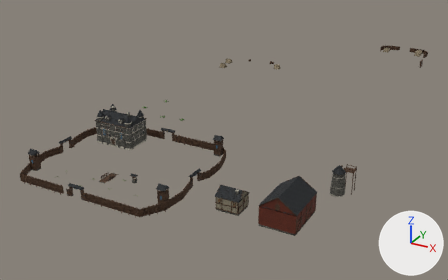
Before and after pictures for a commit that changed the glTF model web/public/authored/greyhaven-fort/settlement.gltf.
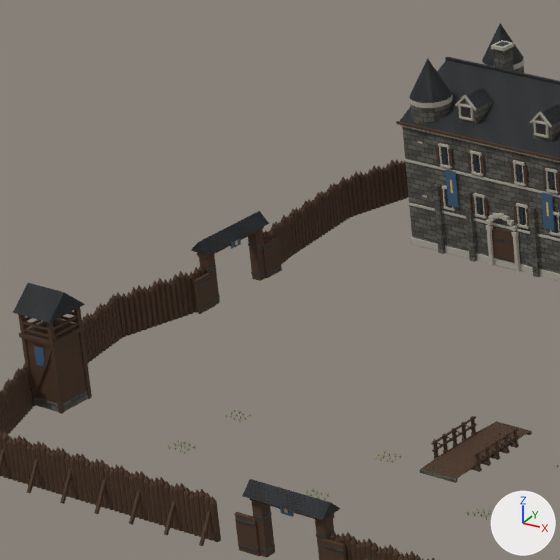
There are two pictures of each version: one whole from a 50 mm camera at (142.9, -198.8, 110.2) aimed at (12.3, 38.4, -8.4), one close up on the part from 6% to 27% of the width and 35% to 70% of the height. Lighting does not change. The marker at lower right points along +X, +Y and +Z. The last two pictures show the newer version. Vertices at exactly the same position are counted once.

The first close-up shows 'Greyhaven keep and timber defences'.
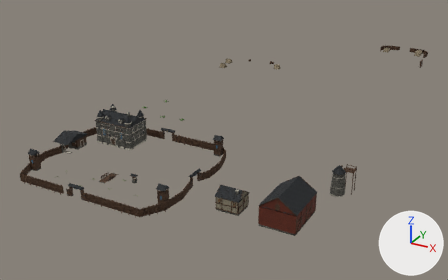
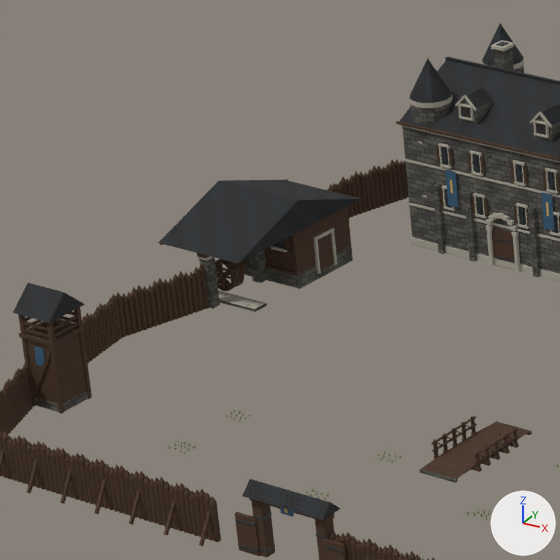
Commit message: feat(greyhaven): build a brook mill into the western palisade

The change, as a list of edits to the scene's bpy script:
```text
Change me_keep_ashlar_hall_026:
    remove me_keep_ashlar_hall_026.from_pydata(...)  # 62031 vertices, 97628 faces; spans x -35.0..92.0, y -52.0..166.0, z 0.0..22.0
    add me_keep_ashlar_hall_026.from_pydata(...)  # 63691 vertices, 100752 faces; spans x -36.0..92.0, y -52.0..166.0, z 0.0..22.0
    me_keep_ashlar_hall_026 part 1: the loose piece of 56 vertices spanning x -32.0..-31.0, y -20.0, z 4.0..5.0 is moved by (-2.0, 3.0, -3.0), in mat_greyhaven_weathered_masonry_026
    me_keep_ashlar_hall_026 part 2: the loose piece of 56 vertices spanning x -32.0..-31.0, y -24.0..-23.0, z 0.0..3.0 is scaled about its middle by (33.7, 0.761, 0.0642), then moved by (0.0, 2.0, -1.0), in mat_greyhaven_weathered_masonry_026
    me_keep_ashlar_hall_026 part 3: a new loose piece, a box spanning x -28.5..-28.3, y -13.16..-12.96, z 0.2..3.0, in mat_greyhaven_limestone_dressings_026 (grey #afaa9b)
    me_keep_ashlar_hall_026 part 4: a new loose piece, a box spanning x -28.5..-28.3, y -15.04..-14.84, z 0.2..3.0, in mat_greyhaven_limestone_dressings_026 (grey #afaa9b)
    me_keep_ashlar_hall_026 part 5: a new loose piece, a box spanning x -28.52..-28.28, y -15.04..-12.96, z 2.93..3.13, in mat_greyhaven_limestone_dressings_026 (grey #afaa9b)
    me_keep_ashlar_hall_026 part 6: the loose piece of 56 vertices spanning x -32.0, y -23.0..-22.0, z 0.0..1.0 is copied, and the copy is moved by (0.0, 1.0, 0.0), in mat_greyhaven_limestone_dressings_026 (grey #afaa9b); it spans x -32.0..-31.0, y -22.0..-21.0, z 0.0
    me_keep_ashlar_hall_026 part 7: the loose piece of 56 vertices spanning x -32.0, y -23.0..-22.0, z 0.0..1.0 is copied, and the copy is moved by (1.0, 1.0, 0.0), in mat_greyhaven_limestone_dressings_026 (grey #afaa9b); it spans x -31.0..-30.0, y -22.0..-21.0, z 0.0
    me_keep_ashlar_hall_026 part 8: the loose piece of 56 vertices spanning x -32.0, y -23.0..-22.0, z 0.0..1.0 is copied, and the copy is moved by (2.0, 1.0, 0.0), in mat_greyhaven_limestone_dressings_026 (grey #afaa9b); it spans x -30.0..-29.0, y -22.0..-21.0, z 0.0
    me_keep_ashlar_hall_026 part 9: the loose piece of 56 vertices spanning x -32.0, y -23.0..-22.0, z 0.0..1.0 is copied, and the copy is moved by (3.0, 1.0, 0.0), in mat_greyhaven_limestone_dressings_026 (grey #afaa9b); it spans x -29.0..-28.0, y -22.0..-21.0, z 0.0
    me_keep_ashlar_hall_026 part 10: the loose piece of 6 vertices spanning x -32.0..-28.0, y -42.0..-38.0, z 7.0..9.0 is copied, and the copy is scaled about its middle by (2.26, 4.03, 1.53), then moved by (-2.0, 23.0, -2.0); it spans x -36.0..-28.0, y -23.0..-10.0, z 4.0..7.0
    me_keep_ashlar_hall_026 part 11: the loose piece of 56 vertices spanning x -32.0, y -18.0..-17.0, z 3.0 is copied, and the copy is scaled about its middle by (8.48, 7.27, 20), then moved by (0.0, 3.0, 0.0), in mat_greyhaven_weathered_oak_026; it spans x -36.0..-28.0, y -17.0..-11.0, z 1.0..4.0
    me_keep_ashlar_hall_026 part 12: a new loose piece, a box spanning x -28.69..-28.47, y -17.16..-16.92, z 0.9..4.4, in mat_greyhaven_weathered_oak_026
    me_keep_ashlar_hall_026 part 13: a new loose piece, a box spanning x -35.5..-28.5, y -17.17..-16.93, z 0.85..1.05, in mat_greyhaven_weathered_oak_026
    me_keep_ashlar_hall_026 part 14: a new loose piece, a box spanning x -29.37..-29.09, y -17.2..-17.06, z 2.77..3.93, in mat_greyhaven_weathered_oak_026
    me_keep_ashlar_hall_026 part 15: a new loose piece, a box spanning x -28.51..-28.43, y -14.85..-13.15, z 0.3..2.9, in mat_greyhaven_weathered_oak_026
    me_keep_ashlar_hall_026 part 16: 85 vertices moved from x -35.0..-31.0, y -24.0..-11.0, z 0.0..4.0 to x -35.0..-29.0, y -24.0..-11.0, z 0.0..4.0; 444 vertices removed from x -33.0..-31.0, y -24.0..-16.0, z 0.0..5.0; 1454 vertices added at x -36.0..-28.0, y -22.0..-11.0, z 0.0..4.0
    me_keep_ashlar_hall_026 part 17: 104 faces spanning x -33.0..-29.0, y -23.0..-17.0, z 0.0..4.0 switch from mat_greyhaven_weathered_oak_026 to mat_greyhaven_limestone_dressings_026 (grey #afaa9b)
    other edits to the shape of me_keep_ashlar_hall_026 do not show in these pictures
```

Location of each change, [x1, y1, x2, y2] in pixels of the close-ups (560 x 560 px; the box of a moved part takes in the faces that stretch with it):
part 1 of me_keep_ashlar_hall_026, moved or reshaped
    before: [230, 239, 241, 249]
    after: [245, 258, 251, 266]
part 2 of me_keep_ashlar_hall_026, moved or reshaped
    before: [194, 272, 216, 314]
    after: [219, 294, 267, 312]
part 3 of me_keep_ashlar_hall_026, added
    after: [331, 231, 337, 265]
part 4 of me_keep_ashlar_hall_026, added
    after: [313, 239, 321, 274]
part 5 of me_keep_ashlar_hall_026, added
    after: [313, 228, 334, 240]
part 6 of me_keep_ashlar_hall_026, added
    after: [219, 293, 238, 302]
part 7 of me_keep_ashlar_hall_026, added
    after: [227, 296, 247, 304]
part 8 of me_keep_ashlar_hall_026, added
    after: [237, 298, 257, 307]
part 9 of me_keep_ashlar_hall_026, added
    after: [246, 301, 265, 309]
part 10 of me_keep_ashlar_hall_026, added
    after: [158, 180, 361, 263]
part 11 of me_keep_ashlar_hall_026, added
    after: [265, 206, 351, 273]
part 12 of me_keep_ashlar_hall_026, added
    after: [291, 234, 300, 275]
part 13 of me_keep_ashlar_hall_026, added
    after: [242, 260, 298, 276]
part 14 of me_keep_ashlar_hall_026, added
    after: [284, 238, 289, 251]
part 15 of me_keep_ashlar_hall_026, added
    after: [317, 233, 334, 271]
part 16 of me_keep_ashlar_hall_026, built on
    before: [125, 211, 282, 325]
    after: [190, 240, 353, 313]
part 17 of me_keep_ashlar_hall_026, recoloured
    before: [263, 246, 282, 278]
    after: [222, 246, 286, 297]
